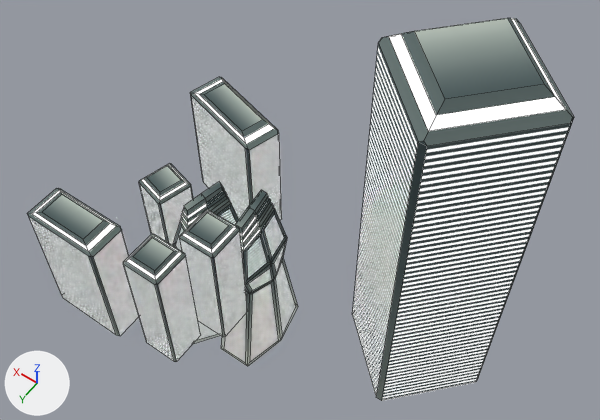
Renders of the Blender file Cyberpunk Scene/Cyberpunk_Scene.blend from each side of a commit.
One viewpoint serves both versions: a 50 mm camera at (-2333.0, 1611.0, 3483.0) aimed at (-641.0, -756.0, -238.0). Arrows for +X, +Y and +Z are at lower left; the lights stay in place. Mesh edges are drawn as thin lines.

In view in the first picture: 'Square building', 'Square building.001', 'Square building.002', 'Square building.003', 'Square building.004', 'Square building.005', 'Triangle Building', 'Triangle Building.001'.
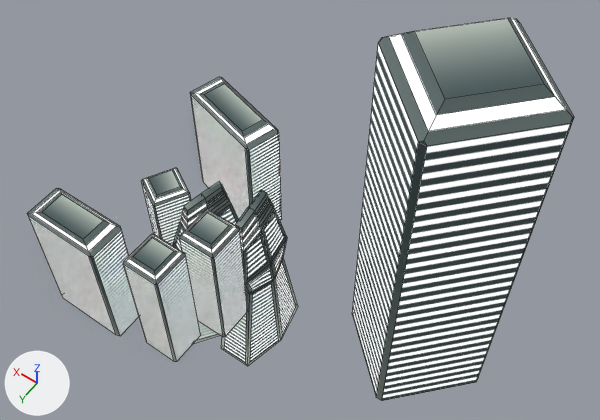
Where the change shows, as pixel boxes [x1, y1, x2, y2] in the pictures (600 x 420 px):
'Square building.003', surface changed, moved, turned
    before: [139, 164, 193, 246]
    after: [142, 168, 191, 246]
part 1 of me_cube_006, surface changed
    both: [29, 43, 570, 401]

What the commit changed:
me_cube_006 has 32 vertices, 25 faces and spans x -77.0..77.0, y -77.0..77.0, z -284.0..284.0.
me_cube_006 is used by ob_square_building; location (-602.0, -67.0, -85.0); scale (1.39, 1.39, 1.39).
me_cube_006 part 1: texture (UV) coordinates of 4 of 25 faces, centred in x -77.0..77.0, y -77.0..77.0, z -14.0, changed; they spanned u 0.52..0.78, v 0.01..0.98 and now span u 0.52..0.78, v 0.01..0.5.
Object 'Square building.003' (ob_square_building_003) moves from (-16.0, -351.0, -398.0) to (-16.0, -351.0, -427.0).
Object 'Square building.003' (ob_square_building_003) turns from (0, 0, -15) to (0, 0, -29) degrees about x, y and z.
